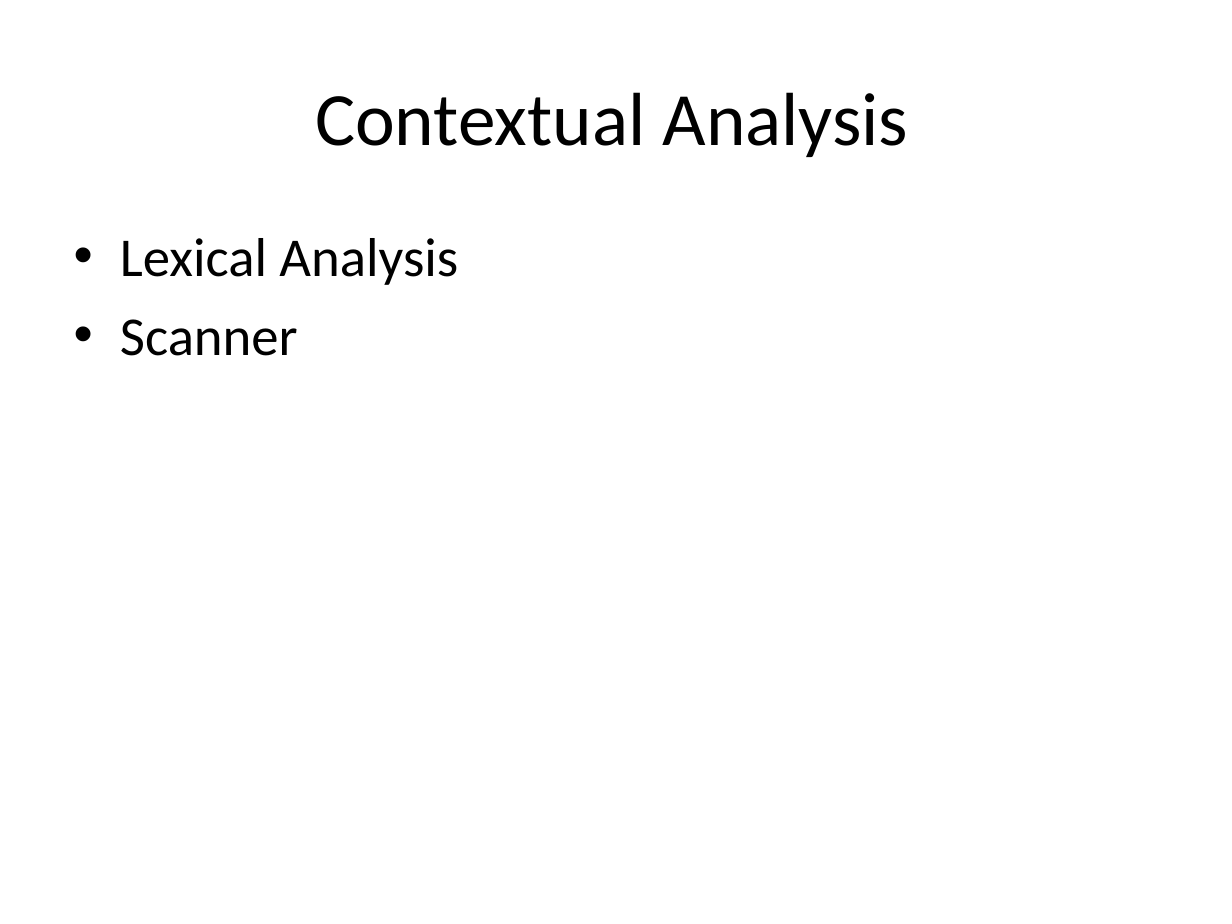
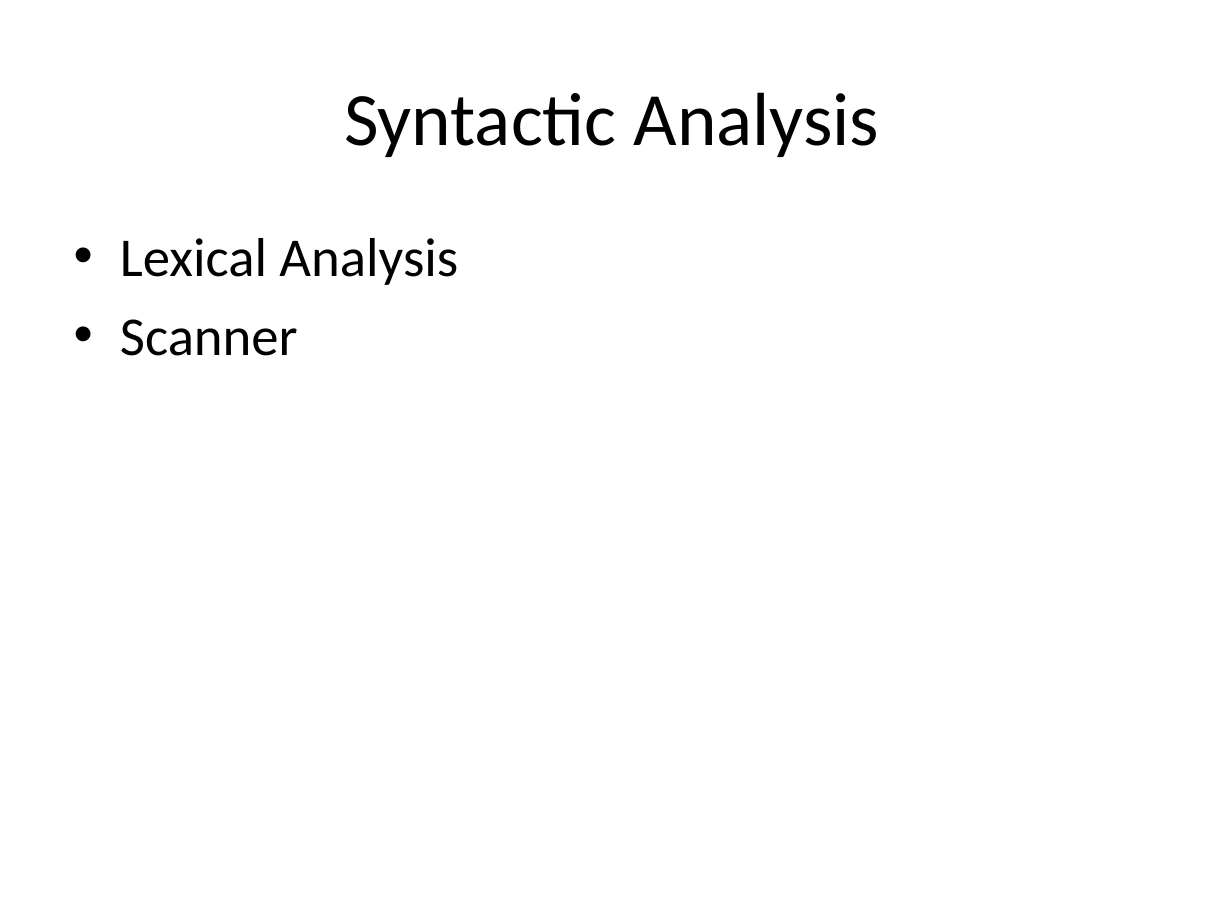
Before and after one commit to isurup/kalle-martin-group, a slide deck: slide 3 of SSE2/slides/1 Analysis.ppt (slide 4 before the commit). Drawn at 1232x924 pixels with LibreOffice and Linux fonts; fonts in the diff are those of the drawing. Boxes give left, top, right and bottom in pixels: in the first picture for what was removed or moved away, otherwise in the second. Text is boxed around its words. In the diff, an @@ line names an element or a change of style, - is before the commit and + after.

```diff
--- a/SSE2/slides/1 Analysis.ppt
+++ b/SSE2/slides/1 Analysis.ppt
@@ title at (x1=344, y1=92, x2=880, y2=157): text changed @@
-Contextual Analysis
+Syntactic Analysis
```
Also in this commit, not shown: 1 other slide changed.
